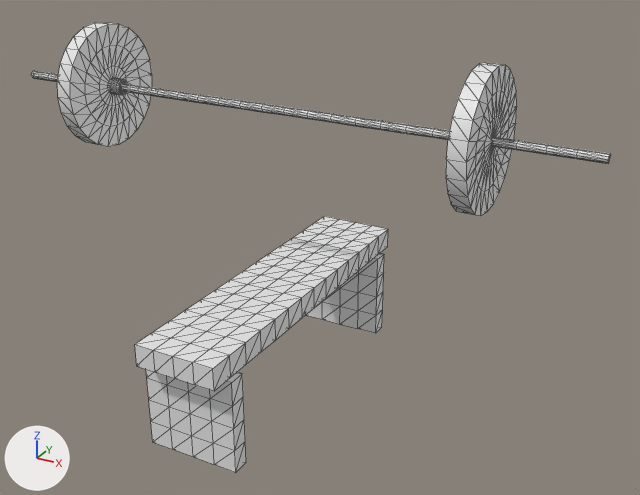
The glTF model assets/animations/ex_barbell_bench_press.glb: old version first, new version second.
Before and after are seen from a 50 mm camera at (0.847, -1.103, 1.004) aimed at (0.082, 0.288, 0.308). Every picture has the same lights, and +X, +Y and +Z are marked at lower left. The picture after the commit comes second. Mesh edges are drawn as thin lines. Vertices at exactly the same position are counted once.

In view in the first picture: 'gear', 'pad', 'plate', 'steel'.
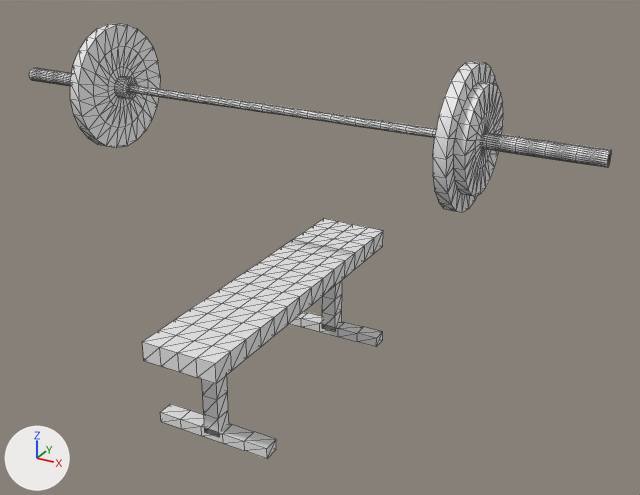
Commit message: Apply the owner's gear picks

What changed in the scene script:
```text
Change me_mesh_0:
    used by ob_steel; location = (0.0, 0.0, 0.0)
    remove me_mesh_0.from_pydata(...)  # 362 vertices, 712 faces; spans x -0.606..0.606, y 0.248..0.281, z 0.562..0.595
    add me_mesh_0.from_pydata(...)  # 650 vertices, 1288 faces; spans x -0.606..0.606, y 0.242..0.286, z 0.556..0.6
    me_mesh_0 part 1: 48 vertices moved from x -0.385..-0.363, y 0.248..0.281, z 0.562..0.595 to x -0.363..-0.341, y 0.242..0.286, z 0.556..0.6; 1 vertex removed from x -0.385, y 0.264, z 0.578; 145 vertices added at x -0.606..-0.341, y 0.251..0.278, z 0.564..0.592
    me_mesh_0 part 2: 49 vertices removed from x 0.363..0.385, y 0.248..0.281, z 0.562..0.595; 193 vertices added at x 0.341..0.606, y 0.242..0.286, z 0.556..0.6
Change me_mesh_1:
    used by ob_plate; location = (0.0, 0.0, 0.0)
    remove me_mesh_1.from_pydata(...)  # 292 vertices, 576 faces; spans x -0.419..0.419, y 0.14..0.388, z 0.454..0.702
    add me_mesh_1.from_pydata(...)  # 486 vertices, 960 faces; spans x -0.405..0.405, y 0.14..0.388, z 0.454..0.702
    me_mesh_1 part 3: 73 vertices moved from x -0.419, y 0.14..0.388, z 0.454..0.702 to x -0.363, y 0.14..0.388, z 0.454..0.702; 97 vertices added at x -0.405..-0.385, y 0.171..0.358, z 0.485..0.672
    me_mesh_1 part 4: 73 vertices moved from x 0.419, y 0.14..0.388, z 0.454..0.702 to x 0.363, y 0.14..0.388, z 0.454..0.702; 97 vertices added at x 0.385..0.405, y 0.171..0.358, z 0.485..0.672
Change me_mesh_2:
    used by ob_pad; location = (0.0, 0.0, 0.0)
    remove me_mesh_2.from_pydata(...)  # 150 vertices, 296 faces; spans x -0.083..0.083, y -0.08..0.608, z 0.187..0.231
    add me_mesh_2.from_pydata(...)  # 150 vertices, 296 faces; spans x -0.077..0.077, y -0.066..0.595, z 0.193..0.231
    me_mesh_2 part 5: the whole mesh is scaled about its middle by (0.933, 0.96, 0.875), then moved by (0.0, 0.0, 0.003)
Change me_mesh_3:
    used by ob_gear; location = (0.0, 0.0, 0.0)
    remove me_mesh_3.from_pydata(...)  # 100 vertices, 192 faces; spans x -0.094..0.094, y -0.044..0.567, z 0.0..0.187
    add me_mesh_3.from_pydata(...)  # 140 vertices, 260 faces; spans x -0.121..0.121, y -0.011..0.54, z 0.0..0.193
    me_mesh_3 part 6: the whole mesh is rebuilt
```

What differs and where, as boxes [x1, y1, x2, y2] in the pictures (640 x 495 px):
'plate', reshaped
    before: [57, 23, 517, 216]
    after: [70, 24, 503, 212]
'pad', rescaled
    before: [135, 216, 388, 391]
    after: [142, 218, 383, 384]
'gear', reshaped
    before: [146, 253, 384, 472]
    after: [160, 280, 383, 459]
'steel', reshaped (8% taller)
    before: [31, 71, 611, 163]
    after: [29, 68, 612, 167]
part 1 of me_mesh_0, built on
    before: [108, 78, 127, 95]
    after: [29, 68, 137, 99]
part 2 of me_mesh_0, built on
    after: [482, 132, 612, 167]
part 3 of me_mesh_1, built on
    before: [57, 23, 115, 144]
    after: [70, 24, 160, 148]
part 4 of me_mesh_1, cut back
    before: [446, 63, 517, 216]
    after: [433, 62, 503, 212]
